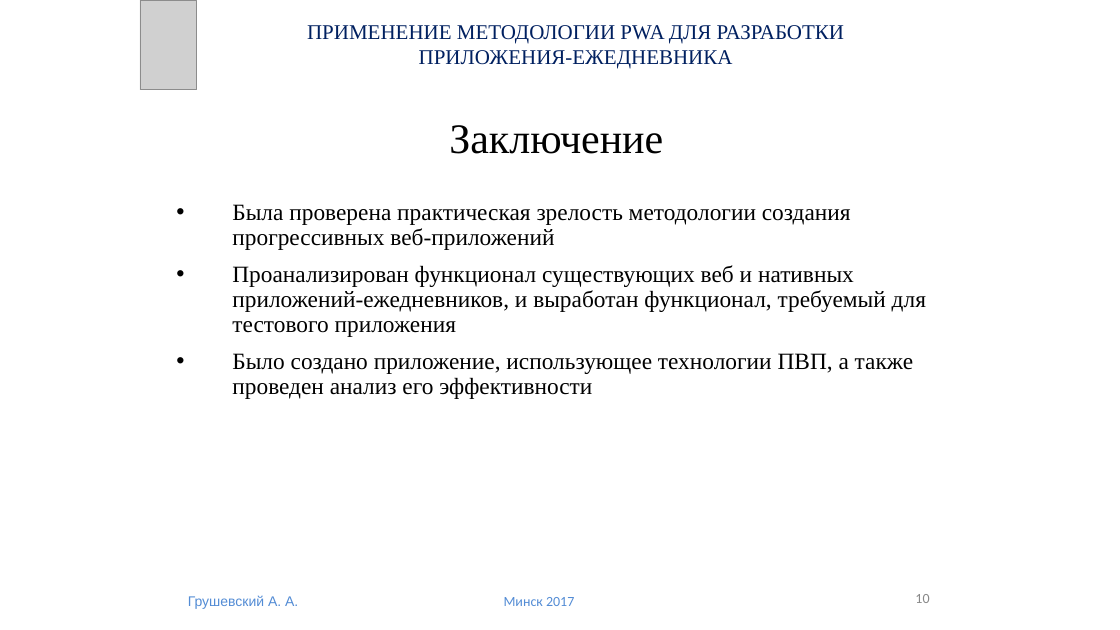
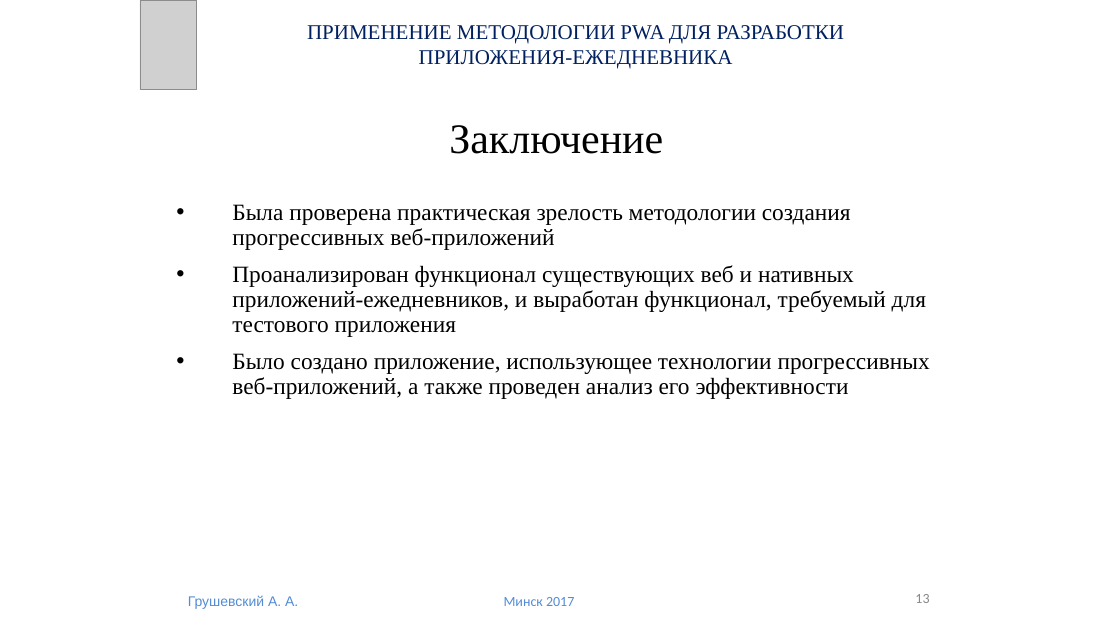
Before and after one commit to 18089396a47/diplom, a slide deck: slide 13 of Диплом Грушевский.pptx (slide 10 before the commit). Drawn at 1120x630 pixels with LibreOffice and Linux fonts; fonts in the diff are those of the drawing; grey boxes stand for pictures. Boxes give left, top, right and bottom in pixels: in the first picture for what was removed or moved away, otherwise in the second. Text is boxed around its words. In the diff, an @@ line names an element or a change of style, - is before the commit and + after.

```diff
--- a/Диплом Грушевский.pptx
+++ b/Диплом Грушевский.pptx
@@ subtitle at box(232, 353, 930, 399): text changed @@
-• Было создано приложение, использующее технологии ПВП, а также проведен анализ его эффективности
+• Было создано приложение, использующее технологии прогрессивных веб-приложений, а также проведен анализ его эффективности
@@ page number at box(915, 594, 929, 603): text changed @@
-10
+13
```
Also in this commit, not shown: 5 other slides changed, 3 slides added, 14 other files.
